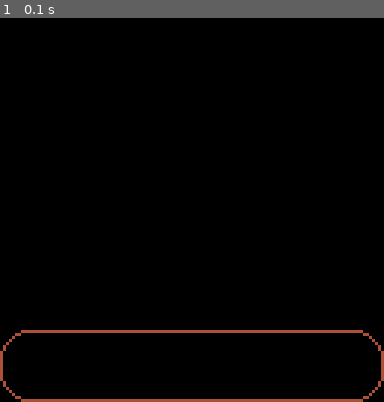
Above: before the commit, frame 1.
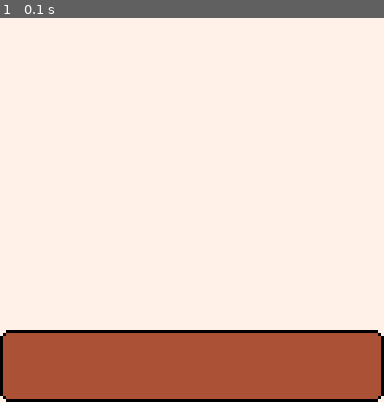
Above: after the commit, the same moment.

Repository: ditrytus/coffee-central
Game: PICO-8 cartridge carts/coffee-central.p8
The game is run twice, just before and just after one commit, with the same random seed, the same clock (stepped at 60 frames per second) and the same inputs.
Inputs:
- Up to frame 1 (0.1 s): no input

The runs differ from the first frame. In frame 1, 100% of the frame differs, in the area x 0-100%, y 0-100%.

Commit message:
Filling rounded rectangle and proper clearing.

Diff:
--- a/carts/coffee-central.p8
+++ b/carts/coffee-central.p8
@@ -18,13 +18,14 @@
 end
 
 function drawBackground()
- rrectfill(screen, black);
+ cls(white);
 end
 
 function drawMenu()
  menuRect = gridToScreen({x=0, y=13, width=16, height=3});
- --borderRect(menuRect, brown, red);
- roundRect(menuRect, 10, brown);
+ palt(0, false);
+ roundRect(menuRect, 3, black, brown);
+ palt();
 end
 
 -- GLOBAL CONSTANTS
@@ -93,28 +94,46 @@
  };
 end
 
-function roundRect(rectangle, rad, col)
- color(col);
-
- data = roundRectData(rectangle, rad, col);
+function roundRect(rectangle, rad, borderColor, fillColor)
+ data = roundRectData(rectangle, rad);
 
  clip(rectangle.x, rectangle.y, rad, rad);
- circ(data.top.left.x, data.top.left.y, rad);
+ if fillColor != nil then
+  circfill(data.top.left.x, data.top.left.y, rad, fillColor);
+ end
+ circ(data.top.left.x, data.top.left.y, rad, borderColor);
 
  clip(data.top.right.x, rectangle.y, rad, rad);
- circ(data.top.right.x - 1, data.top.right.y, rad);
+ if fillColor != nil then
+  circfill(data.top.right.x - 1, data.top.right.y, rad, fillColor);
+ end
+ circ(data.top.right.x - 1, data.top.right.y, rad, borderColor);
 
  clip(rectangle.x, data.bottom.left.y, rad, rad);
- circ(data.bottom.left.x, data.bottom.left.y - 1, rad);
+ if fillColor != nil then
+  circfill(data.bottom.left.x, data.bottom.left.y - 1, rad, fillColor);
+ end
+ circ(data.bottom.left.x, data.bottom.left.y - 1, rad, borderColor);
 
  clip(data.bottom.right.x, data.bottom.right.y, rad, rad);
- circ(data.bottom.right.x - 1, data.bottom.right.y - 1, rad);
+ if fillColor != nil then
+  circfill(data.bottom.right.x - 1, data.bottom.right.y - 1, rad, fillColor);
+ end
+ circ(data.bottom.right.x - 1, data.bottom.right.y - 1, rad, borderColor);
 
  clip(data.top.left.x, rectangle.y, data.top.right.x - data.top.left.x, rectangle.height);
- rrect(rectangle, col);
+ if fillColor != nil then
+  rrectfill(rectangle, fillColor);
+ end
+ rrect(rectangle, borderColor);
 
  clip(rectangle.x, data.top.left.y, rectangle.width, data.bottom.left.y - data.top.left.y);
- rrect(rectangle, col);
+ if fillColor != nil then
+  rrectfill(rectangle, fillColor);
+ end
+ rrect(rectangle, borderColor);
+
+ clip();
 end
 
 function borderRect(rectangle, backColor, borderColor)
